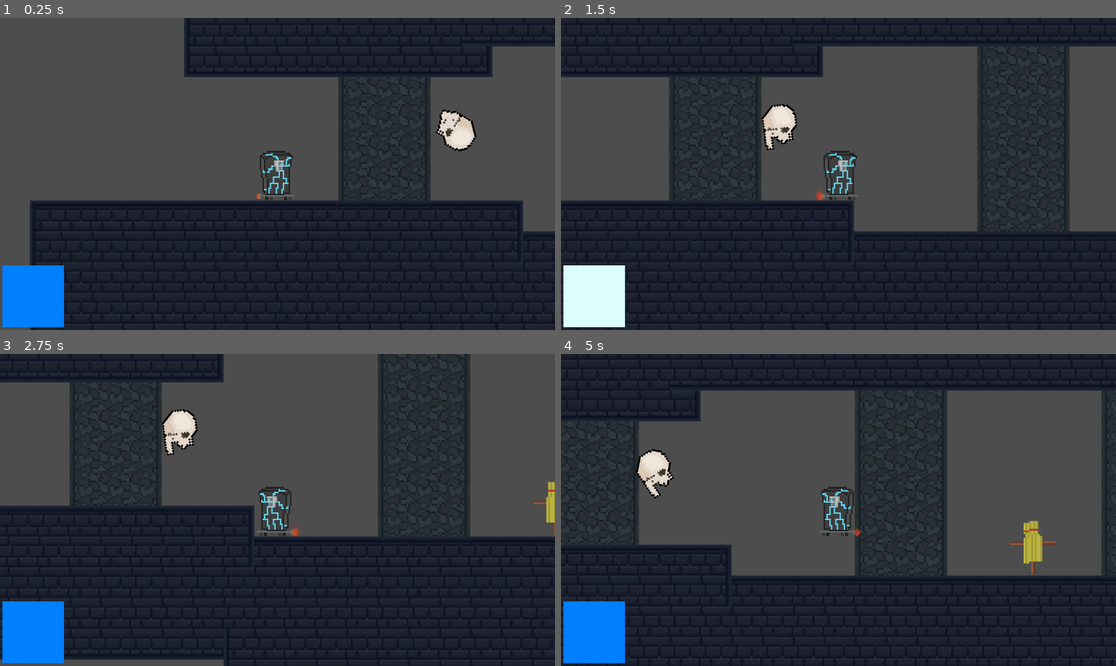
Above: before the commit, frames 1-4 (two rows, left to right).
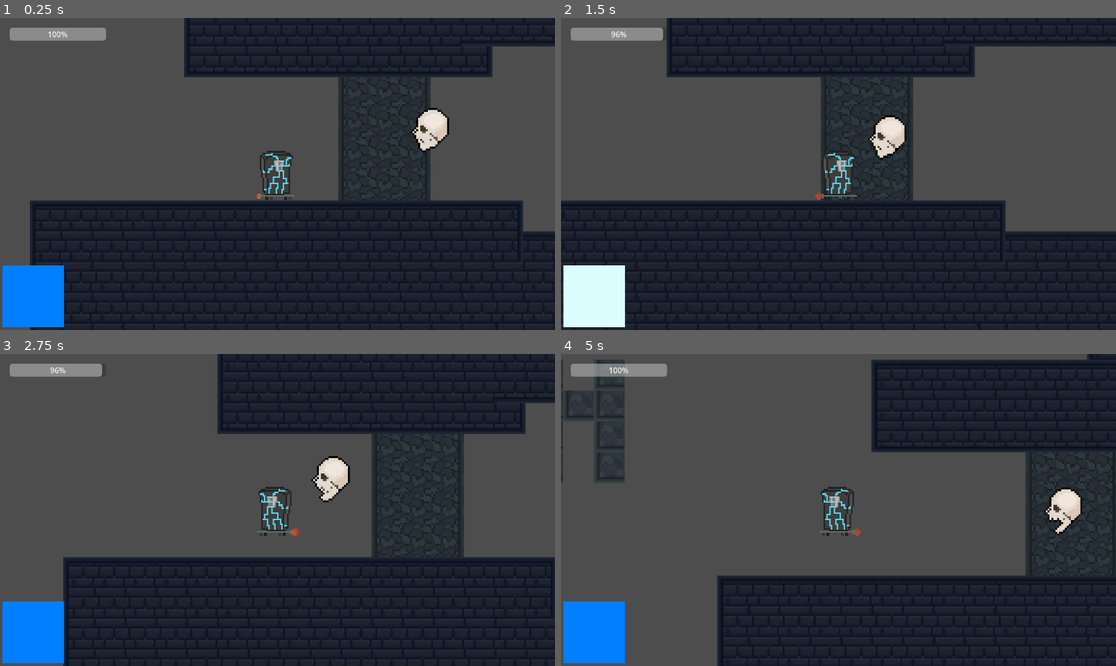
Above: after the commit, the same moments.

Repository: needaschoolproxy/BossFight
Game: Godot game, scene res://scenes/MainScene.tscn
Same seed, same stepped clock (60 frames per second), same inputs: the game is played once before the commit and once after it.
Inputs (mouse positions are in pixels of both pictures, inside the frame that each line leads up to):
- Up to frame 1 (0.25 s): no input
- Up to frame 2 (1.5 s): move the mouse to (960, 158) at 0.52 s; hold D (right) from 0.53 s (still down); click (960, 158) at 0.6 s; tap Space (jump) at 0.77, 1.07 s; tap Shift (dash) at 0.8, 1.35 s; move the mouse to (727, 189) at 1.27 s
- Up to frame 3 (2.75 s): tap Space (jump) at 1.52, 1.55, 1.82 s; move the mouse to (333, 441) at 2.02 s; release D (right) at 2.03 s; hold A (left) from 2.03 s (still down); hold Space (jump) from 2.03 s (still down); click (333, 441) at 2.3 s
- Up to frame 4 (5 s): move the mouse to (810, 572) at 2.77 s; release A (left) at 2.78 s; release Space (jump) at 2.78 s; hold D (right) 2.78-4.28 s; click (810, 572) at 2.85 s; tap Space (jump) at 3.02, 3.32, 4.52, 4.82 s; tap Shift (dash) at 3.05, 3.6 s; move the mouse to (1005, 556) at 3.52 s; hold Space (jump) 3.53-4.28 s; tap R (reset_game, bound only after the commit) at 4.15 s; move the mouse to (672, 463) at 4.27 s; hold A (left) from 4.28 s (still down); click (672, 463) at 4.35 s

The runs differ from the first frame. In frame 1, 1.9% of the frame differs, in the area x 1-86%, y 3-43%; in frame 2, 31%; in frame 3, 37%; in frame 4, 42%, in the area x 0-100%, y 0-100%.

Commit message:
Combat Overhaul

Diff:
--- /dev/null
+++ b/node_2d.tscn
@@ -0,0 +1,3 @@
+[gd_scene format=3 uid="uid://cslik6dpg5jip"]
+
+[node name="Node2D" type="Node2D"]
--- a/project.godot
+++ b/project.godot
@@ -42,6 +42,16 @@
 "events": [Object(InputEventMouseButton,"resource_local_to_scene":false,"resource_name":"","device":-1,"window_id":0,"a …(253 unchanged characters)…
 ]
 }
+reset_game={
+"deadzone": 0.2,
+"events": [Object(InputEventKey,"resource_local_to_scene":false,"resource_name":"","device":0,"window_id":0,"alt_pressed":false,"shift_pressed":false,"ctrl_pressed":false,"meta_pressed":false,"pressed":false,"keycode":0,"physical_keycode":82,"key_label":0,"unicode":0,"location":0,"echo":false,"script":null)
+]
+}
+up={
+"deadzone": 0.2,
+"events": [Object(InputEventKey,"resource_local_to_scene":false,"resource_name":"","device":0,"window_id":0,"alt_pressed":false,"shift_pressed":false,"ctrl_pressed":false,"meta_pressed":false,"pressed":false,"keycode":0,"physical_keycode":87,"key_label":0,"unicode":0,"location":0,"echo":false,"script":null)
+]
+}
 
 [rendering]
 
--- a/scenes/MainScene.tscn
+++ b/scenes/MainScene.tscn
@@ -69,7 +69,7 @@
 
 [node name="Node2D2" type="Node2D"]
 
-[node name="CharacterBody2D" parent="." instance=ExtResource("1_echbf")]
+[node name="CharacterBody2D" parent="." groups=["Player"] instance=ExtResource("1_echbf")]
 position = Vector2(-1022, -278)
 
 [node name="Enemy" parent="." instance=ExtResource("3_c6dvc")]
@@ -80,5 +80,5 @@
 tile_map_data = PackedByteArray("AAD3//7/AAAFAAEAAAD4//7/AAAEAAAAAAD5//7/AAAEAAAAAAD6//7/AAAEAAAAAAD7//7/AAAEAAAAAAD8// …(7536 unchanged characters)…
 tile_set = SubResource("TileSet_echbf")
 
-[node name="CharacterBody2D2" parent="." instance=ExtResource("4_611at")]
+[node name="SkulEnemy" parent="." instance=ExtResource("4_611at")]
 position = Vector2(-662, -339)
--- a/scenes/player.tscn
+++ b/scenes/player.tscn
@@ -16,6 +16,26 @@
 atlas = ExtResource("2_qhqgy")
 region = Rect2(704, 0, 64, 64)
 
+[sub_resource type="AtlasTexture" id="AtlasTexture_a8ls1"]
+atlas = ExtResource("2_qhqgy")
+region = Rect2(768, 0, 64, 64)
+
+[sub_resource type="AtlasTexture" id="AtlasTexture_qfm1y"]
+atlas = ExtResource("2_qhqgy")
+region = Rect2(832, 0, 64, 64)
+
+[sub_resource type="AtlasTexture" id="AtlasTexture_fulsm"]
+atlas = ExtResource("2_qhqgy")
+region = Rect2(896, 0, 64, 64)
+
+[sub_resource type="AtlasTexture" id="AtlasTexture_4r5pv"]
+atlas = ExtResource("2_qhqgy")
+region = Rect2(832, 0, 64, 64)
+
+[sub_resource type="AtlasTexture" id="AtlasTexture_60mlk"]
+atlas = ExtResource("2_qhqgy")
+region = Rect2(768, 0, 64, 64)
+
 [sub_resource type="AtlasTexture" id="AtlasTexture_qhqgy"]
 atlas = ExtResource("2_qhqgy")
 region = Rect2(192, 0, 64, 64)
@@ -79,6 +99,26 @@
 }, {
 "frames": [{
 "duration": 1.0,
+"texture": SubResource("AtlasTexture_a8ls1")
+}, {
+"duration": 1.0,
+"texture": SubResource("AtlasTexture_qfm1y")
+}, {
+"duration": 1.0,
+"texture": SubResource("AtlasTexture_fulsm")
+}, {
+"duration": 1.0,
+"texture": SubResource("AtlasTexture_4r5pv")
+}, {
+"duration": 1.0,
+"texture": SubResource("AtlasTexture_60mlk")
+}],
+"loop": true,
+"name": &"AttackUp",
+"speed": 15.0
+}, {
+"frames": [{
+"duration": 1.0,
 "texture": SubResource("AtlasTexture_qhqgy")
 }, {
 "duration": 1.0,
@@ -132,7 +172,13 @@
 size = Vector2(96, 104)
 
 [sub_resource type="RectangleShape2D" id="RectangleShape2D_f1ej7"]
-size = Vector2(35, 101)
+size = Vector2(32.25, 104)
+
+[sub_resource type="RectangleShape2D" id="RectangleShape2D_qhqgy"]
+size = Vector2(32, 105)
+
+[sub_resource type="RectangleShape2D" id="RectangleShape2D_dqkch"]
+size = Vector2(103, 63)
 
 [node name="CharacterBody2D" type="CharacterBody2D"]
 script = ExtResource("1_g2els")
@@ -141,7 +187,9 @@
 position = Vector2(-1, -51)
 scale = Vector2(3.03125, 3.28125)
 sprite_frames = SubResource("SpriteFrames_tuyoq")
-animation = &"Attack2"
+animation = &"AttackUp"
+frame = 1
+frame_progress = 0.380947
 
 [node name="CollisionShape2D" type="CollisionShape2D" parent="."]
 position = Vector2(0, 3)
@@ -167,13 +215,29 @@
 color = Color(0.431465, 0.498095, 0.568945, 1)
 script = ExtResource("3_qhqgy")
 
-[node name="AttackArea" type="Area2D" parent="."]
+[node name="AttackArea_Right" type="Area2D" parent="."]
 collision_mask = 2
 monitoring = false
 
-[node name="CollisionShape2D" type="CollisionShape2D" parent="AttackArea"]
-position = Vector2(87.5, 5.5)
+[node name="CollisionShape2D" type="CollisionShape2D" parent="AttackArea_Right"]
+position = Vector2(80, 3)
 shape = SubResource("RectangleShape2D_f1ej7")
+
+[node name="AttackArea_Left" type="Area2D" parent="."]
+collision_mask = 2
+monitoring = false
+
+[node name="CollisionShape2D" type="CollisionShape2D" parent="AttackArea_Left"]
+position = Vector2(-79, 2.5)
+shape = SubResource("RectangleShape2D_qhqgy")
+
+[node name="AttackArea_Up" type="Area2D" parent="."]
+collision_mask = 2
+monitoring = false
+
+[node name="CollisionShape2D" type="CollisionShape2D" parent="AttackArea_Up"]
+position = Vector2(-0.5, 9.5)
+shape = SubResource("RectangleShape2D_dqkch")
 
 [connection signal="timeout" from="DashTime" to="." method="_on_dash_time_timeout"]
 [connection signal="timeout" from="DashCooldownTimer" to="." method="_on_dash_cooldown_timer_timeout"]
--- a/scenes/skullenemy.tscn
+++ b/scenes/skullenemy.tscn
@@ -1,14 +1,42 @@
-[gd_scene load_steps=11 format=3 uid="uid://b1oju52tporii"]
+[gd_scene load_steps=19 format=3 uid="uid://dx74a04rdac3q"]
 
 [ext_resource type="Script" uid="uid://yc8wsfymxmvl" path="res://scripts/skullenemy.gd" id="1_gvwxj"]
 [ext_resource type="Texture2D" uid="uid://c8ojkxy2knl6w" path="res://assets/skull.png" id="1_pmc17"]
 
 [sub_resource type="CircleShape2D" id="CircleShape2D_gvwxj"]
-radius = 9.0
+radius = 12.0649
+
+[sub_resource type="AtlasTexture" id="AtlasTexture_gvwxj"]
+atlas = ExtResource("1_pmc17")
+region = Rect2(0, 0, 32, 32)
 
 [sub_resource type="AtlasTexture" id="AtlasTexture_amp1x"]
 atlas = ExtResource("1_pmc17")
+region = Rect2(32, 0, 32, 32)
+
+[sub_resource type="AtlasTexture" id="AtlasTexture_tdqbp"]
+atlas = ExtResource("1_pmc17")
+region = Rect2(64, 0, 32, 32)
+
+[sub_resource type="AtlasTexture" id="AtlasTexture_xtumg"]
+atlas = ExtResource("1_pmc17")
+region = Rect2(96, 0, 32, 32)
+
+[sub_resource type="AtlasTexture" id="AtlasTexture_8fiah"]
+atlas = ExtResource("1_pmc17")
 region = Rect2(128, 0, 32, 32)
+
+[sub_resource type="AtlasTexture" id="AtlasTexture_k7w23"]
+atlas = ExtResource("1_pmc17")
+region = Rect2(96, 0, 32, 32)
+
+[sub_resource type="AtlasTexture" id="AtlasTexture_ixprn"]
+atlas = ExtResource("1_pmc17")
+region = Rect2(64, 0, 32, 32)
+
+[sub_resource type="AtlasTexture" id="AtlasTexture_rbrhm"]
+atlas = ExtResource("1_pmc17")
+region = Rect2(32, 0, 32, 32)
 
 [sub_resource type="AtlasTexture" id="AtlasTexture_c5h16"]
 atlas = ExtResource("1_pmc17")
@@ -34,10 +62,31 @@
 animations = [{
 "frames": [{
 "duration": 1.0,
+"texture": SubResource("AtlasTexture_gvwxj")
+}, {
+"duration": 1.0,
 "texture": SubResource("AtlasTexture_amp1x")
+}, {
+"duration": 1.0,
+"texture": SubResource("AtlasTexture_tdqbp")
+}, {
+"duration": 1.0,
+"texture": SubResource("AtlasTexture_xtumg")
+}, {
+"duration": 1.0,
+"texture": SubResource("AtlasTexture_8fiah")
+}, {
+"duration": 1.0,
+"texture": SubResource("AtlasTexture_k7w23")
+}, {
+"duration": 1.0,
+"texture": SubResource("AtlasTexture_ixprn")
+}, {
+"duration": 1.0,
+"texture": SubResource("AtlasTexture_rbrhm")
 }],
 "loop": true,
-"name": &"idle",
+"name": &"Idle",
 "speed": 5.0
 }, {
 "frames": [{
@@ -61,8 +110,13 @@
 "speed": 5.0
 }]
 
+[sub_resource type="CircleShape2D" id="CircleShape2D_amp1x"]
+radius = 11.5027
+
 [node name="CharacterBody2D" type="CharacterBody2D"]
 scale = Vector2(4, 4)
+collision_layer = 2
+collision_mask = 2
 motion_mode = 1
 script = ExtResource("1_gvwxj")
 
@@ -71,6 +125,15 @@
 shape = SubResource("CircleShape2D_gvwxj")
 
 [node name="AnimatedSprite2D" type="AnimatedSprite2D" parent="."]
+position = Vector2(-0.75, -2)
 sprite_frames = SubResource("SpriteFrames_tdqbp")
-animation = &"idle"
-autoplay = "spawn"
+animation = &"spawn"
+autoplay = "Idle"
+frame = 4
+frame_progress = 1.0
+
+[node name="HitArea" type="Area2D" parent="."]
+
+[node name="CollisionShape2D" type="CollisionShape2D" parent="HitArea"]
+position = Vector2(-2.75, -2.25)
+shape = SubResource("CircleShape2D_amp1x")
--- a/scripts/player.gd
+++ b/scripts/player.gd
@@ -3,33 +3,69 @@
 @onready var dash_time: Timer = $DashTime
 @onready var dash_cooldown_timer: Timer = $DashCooldownTimer
 @onready var sprite: AnimatedSprite2D = $AnimatedSprite2D
-@onready var attack_area: Area2D = $AttackArea
-
-var SPEED = 450.0
-const JUMP_VELOCITY = -900.0
-const GRAVITY = 2000.0
-const FAST_FALL_MULTIPLIER = 2.0
-const JUMP_CUT_MULTIPLIER = 0.5
-var doublejumped = false
-const DASH_SPEED = 1200
-var dashing = false
-var can_dash = true
-var attacking = false
-var ATTACK_DAMAGE = 20
-var ATTACK_KNOCKBACK = 400.0
-var can_attack = true
-const ATTACK_COOLDOWN = 0.2
-var jumping = false
-var attack_stage = 1
+@onready var attack_right: Area2D = $AttackArea_Right
+@onready var attack_left: Area2D = $AttackArea_Left
+@onready var attack_up: Area2D = $AttackArea_Up
+
+var SPEED := 450.0
+const JUMP_VELOCITY := -900.0
+const GRAVITY := 2000.0
+const FAST_FALL_MULTIPLIER := 2.0
+const JUMP_CUT_MULTIPLIER := 0.5
+var doublejumped := false
+const DASH_SPEED := 1200
+var dashing := false
+var can_dash := true
+var attacking := false
+var ATTACK_DAMAGE := 20
+var ATTACK_KNOCKBACK := 400.0
+var can_attack := true
+const ATTACK_COOLDOWN := 0.2
+var jumping := false
+var attack_stage := 1
+
+# HP
+var max_health := 500
+var health := 500
+var displayed_health := 500
+var is_hurt := false
+var knockback_velocity := Vector2.ZERO
+const HURT_DURATION := 0.25
+const DAMAGE_COOLDOWN := 0.5
+var can_take_damage := true
+const HP_INTERPOLATION_SPEED := 10.0
 
 enum state {idle, run, jump, attack, dash}
-var current_state = state.idle
+var current_state := state.idle
+
+var hp_bar: ProgressBar = null
+const RESET_KEY := KEY_R
+
+# Attack offsets
+var attack_offset_horizontal := Vector2(50, 0)
+var attack_offset_up := Vector2(-10, -50) # slightly left for proper alignment
 
 func _ready():
-	attack_area.collision_mask = 1 << 1
-	attack_area.monitoring = false
+	# Disable hitboxes at start
+	attack_right.monitoring = false
+	attack_left.monitoring = false
+	attack_up.monitoring = false
+
+	_create_hp_bar()
+	if not InputMap.has_action("reset_game"):
+		InputMap.add_action("reset_game")
+		var key_event := InputEventKey.new()
+		key_event.scancode = RESET_KEY
+		InputMap.action_add_event("reset_game", key_event)
 
 func _process(delta: float) -> void:
+	displayed_health = lerp(displayed_health, health, delta * HP_INTERPOLATION_SPEED)
+	update_hp_bar()
+
+	if Input.is_action_just_pressed("reset_game"):
+		reset_game()
+
+	# Animation
 	match current_state:
 		state.idle:
 			sprite.play("Idle")
@@ -38,14 +74,13 @@
 		state.jump:
 			sprite.play("Jump")
 		state.attack:
-			if attack_stage == 1 and sprite.animation != "Attack":
-				sprite.play("Attack")
-			elif attack_stage == 2 and sprite.animation != "Attack2":
-				sprite.play("Attack2")
+			pass # Handled in start_attack()
 		state.dash:
 			sprite.play("Dash")
 			set_collision_mask_value(2, false)
 
+func _physics_process(delta: float) -> void:
+	# Gravity
 	if not is_on_floor():
 		if velocity.y > 0:
 			velocity.y += GRAVITY * FAST_FALL_MULTIPLIER * delta
@@ -61,6 +96,7 @@
 		if jumping:
 			jumping = false
 
+	# Jump input
 	if Input.is_action_just_pressed("jump"):
 		if is_on_floor():
 			velocity.y = JUMP_VELOCITY
@@ -73,6 +109,7 @@
 	if not Input.is_action_pressed("jump") and velocity.y < 0:
 		velocity.y *= JUMP_CUT_MULTIPLIER
 
+	# Horizontal movement
 	var direction := Input.get_axis("left", "right")
 	if direction != 0:
 		if not attacking and not dashing:
@@ -82,6 +119,7 @@
 	else:
 		velocity.x = move_toward(velocity.x, 0, SPEED * 2 * delta)
 
+	# Dash
 	if Input.is_action_just_pressed("dash") and can_dash and not attacking:
 		dashing = true
 		can_dash = false
@@ -89,35 +127,60 @@
 		dash_cooldown_timer.start()
 		current_state = state.dash
 
+	# Attack
 	if Input.is_action_just_pressed("attack") and not attacking and can_attack:
 		start_attack()
 
+	# Knockback
+	if knockback_velocity.length() > 10.0:
+		velocity = knockback_velocity
+		knockback_velocity = knockback_velocity.move_toward(Vector2.ZERO, 1000.0 * delta)
+	else:
+		knockback_velocity = Vector2.ZERO
+
 	move_and_slide()
 
+	if health <= 0:
+		reset_game()
+
+# -----------------------
+# Attack Functions
+# -----------------------
 func start_attack():
 	attacking = true
 	can_attack = false
 	current_state = state.attack
 
-	var base_offset_x = 50
-	attack_area.position.x = abs(base_offset_x)
-	attack_area.scale.x = 1 if not sprite.flip_h else -1
-
-	if attack_stage == 1:
-		sprite.play("Attack")
-	else:
-		sprite.play("Attack2")
-
-	attack_area.monitoring = true
-	$AttackArea/CollisionShape2D.disabled = false
-
-	if not attack_area.is_connected("body_entered", Callable(self, "_on_attack_area_body_entered")):
-		attack_area.connect("body_entered", Callable(self, "_on_attack_area_body_entered"))
+	# Reset all hitboxes
+	attack_right.monitoring = false
+	attack_left.monitoring = false
+	attack_up.monitoring = false
+
+	# Determine attack direction
+	if Input.is_action_pressed("up"):
+		sprite.play("AttackUp")
+		attack_up.monitoring = true
+		attack_up.position = attack_offset_up
+	elif sprite.flip_h:
+		sprite.play("Attack" if attack_stage == 1 else "Attack2")
+		attack_left.monitoring = true
+		attack_left.position = attack_offset_horizontal * -1
+	else:
+		sprite.play("Attack" if attack_stage == 1 else "Attack2")
+		attack_right.monitoring = true
+		attack_right.position = attack_offset_horizontal
+
+	# Connect body_entered if needed
+	for area in [attack_right, attack_left, attack_up]:
+		if not area.is_connected("body_entered", Callable(self, "_on_attack_area_body_entered")):
+			area.connect("body_entered", Callable(self, "_on_attack_area_body_entered"))
 
 	await get_tree().create_timer(0.1).timeout
 
-	attack_area.monitoring = false
-	$AttackArea/CollisionShape2D.disabled = true
+	# Disable hitboxes
+	attack_right.monitoring = false
+	attack_left.monitoring = false
+	attack_up.monitoring = false
 	attacking = false
 
 	attack_stage = 2 if attack_stage == 1 else 1
@@ -132,15 +195,21 @@
 
 func _on_attack_area_body_entered(body):
 	if body.has_method("take_damage"):
-		var knock_dir = -1 if sprite.flip_h else 1
+		var knock_dir := -1 if sprite.flip_h else 1
 		body.take_damage(ATTACK_DAMAGE, Vector2(knock_dir * ATTACK_KNOCKBACK, -200))
 		velocity.x = -knock_dir * 100
 
+# -----------------------
+# Jump
+# -----------------------
 func trigger_jump_anim():
 	jumping = true
 	if sprite.animation != "Jump":
 		sprite.play("Jump")
 
+# -----------------------
+# Dash
+# -----------------------
 func _on_dash_time_timeout() -> void:
 	dashing = false
 	current_state = state.idle
@@ -148,3 +217,58 @@
 
 func _on_dash_cooldown_timer_timeout() -> void:
 	can_dash = true
+
+# -----------------------
+# Damage / HP
+# -----------------------
+func take_damage(damage: int, knockback: Vector2):
+	if not can_take_damage:
+		return
+	health -= damage
+	is_hurt = true
+	can_take_damage = false
+	knockback_velocity = knockback
+
+	var original_modulate := sprite.modulate
+	sprite.modulate = Color(1, 0.5, 0.5)
+	await get_tree().create_timer(HURT_DURATION).timeout
+	sprite.modulate = original_modulate
+	is_hurt = false
+	await get_tree().create_timer(DAMAGE_COOLDOWN).timeout
+	can_take_damage = true
+
+	if health <= 0:
+		reset_game()
+
+func update_hp_bar():
+	if hp_bar:
+		hp_bar.value = displayed_health
+
+func reset_game():
+	get_tree().reload_current_scene()
+
+# -----------------------
+# HP Bar
+# -----------------------
+func _create_hp_bar():
+	var canvas_layer := CanvasLayer.new()
+	add_child(canvas_layer)
+	canvas_layer.layer = 1
+
+	hp_bar = ProgressBar.new()
+	canvas_layer.add_child(hp_bar)
+	hp_bar.min_value = 0
+	hp_bar.max_value = max_health
+	hp_bar.value = health
+	hp_bar.size = Vector2(200, 20)
+	hp_bar.position = Vector2(20, 20)
+
+	var style_bg := StyleBoxFlat.new()
+	style_bg.bg_color = Color(0.2, 0.2, 0.2)
+	hp_bar.add_theme_stylebox_override("bg", style_bg)
+
+	var style_fg := StyleBoxFlat.new()
+	style_fg.bg_color = Color(0, 1, 0)
+	hp_bar.add_theme_stylebox_override("fg", style_fg)
+
+	hp_bar.add_theme_color_override("border_color", Color(1, 1, 1))
--- a/scripts/skullenemy.gd
+++ b/scripts/skullenemy.gd
@@ -1,8 +1,78 @@
 extends CharacterBody2D
 
 @onready var character = get_parent().get_parent().get_node("Node2D2/CharacterBody2D")
-
+@onready var sprite: AnimatedSprite2D = $AnimatedSprite2D
+@onready var hit_area: Area2D = $HitArea
 
 const SPEED = 200
-func _process(delta: float) -> void:
-	look_at(character.position)
+var health := 500
+var knockback_velocity := Vector2.ZERO
+const HURT_DURATION := 0.25
+var is_hurt := false
+var DAMAGE := 20
+var KNOCKBACK := 300.0
+
+var hit_bodies := []
+
+func _ready():
+	hit_area.monitoring = true
+	if not hit_area.is_connected("body_entered", Callable(self, "_on_hit_area_body_entered")):
+		hit_area.connect("body_entered", Callable(self, "_on_hit_area_body_entered"))
+	if not hit_area.is_connected("body_exited", Callable(self, "_on_hit_area_body_exited")):
+		hit_area.connect("body_exited", Callable(self, "_on_hit_area_body_exited"))
+
+func _physics_process(delta: float) -> void:
+	if not character:
+		return
+
+	var direction = (character.global_position - global_position).normalized()
+	velocity = direction * SPEED
+
+	if knockback_velocity.length() > 10.0:
+		velocity = knockback_velocity
+		knockback_velocity = knockback_velocity.move_toward(Vector2.ZERO, 1000.0 * delta)
+	else:
+		knockback_velocity = Vector2.ZERO
+
+	move_and_slide()
+
+	if direction.x != 0:
+		sprite.flip_h = direction.x < 0
+
+	if health <= 0:
+		queue_free()
+		return
+
+	if not is_hurt and sprite.animation != "Idle":
+		sprite.play("Idle")
+
+func take_damage(damage: int, knockback: Vector2) -> void:
+	health -= damage
+	knockback_velocity = knockback
+
+	if health <= 0:
+		queue_free()
+		return
+
+	if sprite.sprite_frames and sprite.sprite_frames.has_animation("Hurt"):
+		is_hurt = true
+		sprite.play("Hurt")
+		await get_tree().create_timer(HURT_DURATION).timeout
+		is_hurt = false
+	else:
+		is_hurt = true
+		var original_modulate := sprite.modulate
+		sprite.modulate = Color(1, 0.5, 0.5)
+		await get_tree().create_timer(HURT_DURATION).timeout
+		sprite.modulate = original_modulate
+		is_hurt = false
+
+func _on_hit_area_body_entered(body):
+	if body.has_method("take_damage") and not body in hit_bodies:
+		hit_bodies.append(body)
+		var knock_dir = (body.global_position - global_position).normalized()
+		body.take_damage(DAMAGE, knock_dir * KNOCKBACK)
+
+func _on_hit_area_body_exited(body):
+	if body in hit_bodies:
+		hit_bodies.erase(body)
Binary file changed: assets/Sprite-0015.png
Binary file added: assets/Sprite-0017.png
Not shown, added: assets/Sprite-0017.png.import
Not shown: 1 places in scenes/MainScene.tscn that only renumber resources
Not shown: 1 places in scenes/player.tscn that only renumber resources
